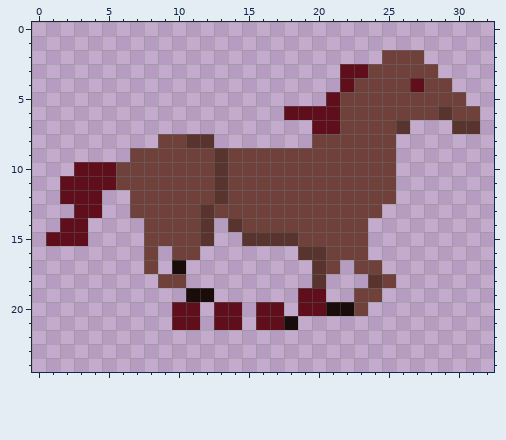
File history of a pixel-art sprite, AridArnold/Content/Arnold/HorseRun3.png. Above is the file before it was changed.
The file is 33x25 pixels.
Once edited:
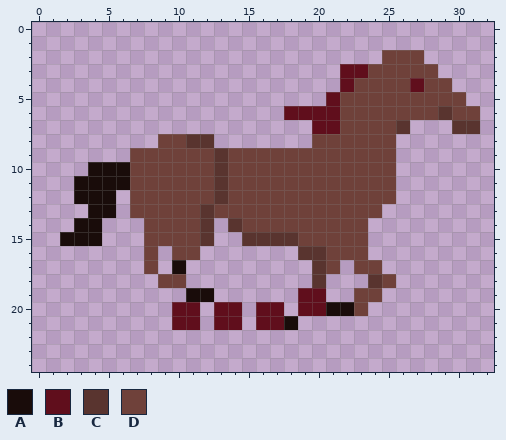
Palette (. is transparent): A #190c0a  B #600e1c  C #59342f  D #6f413a
Change:
y 10: x 3..6 BBBD -> .AAA
y 11: x 2..6 BBBBD -> .AAAA
y 12: x 2..5 BBB. -> .AAA
y 13: x 3..5 BB. -> .AA
y 14: x 2..4 BB. -> .AA
y 15: x 1..4 BBB. -> .AAA
Boxes around the changes in both pictures, in picture pixels (x1, y1, x2, y2):
changed: (46, 162, 130, 246)
